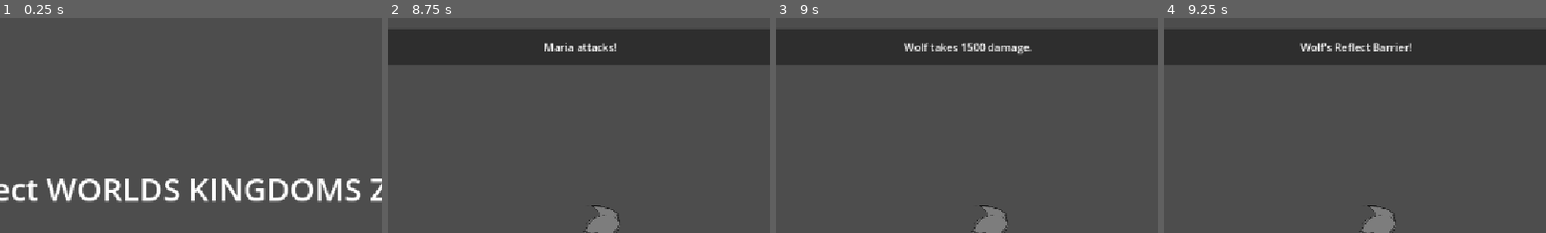
Above: before the commit, frames 1-4 (left to right).
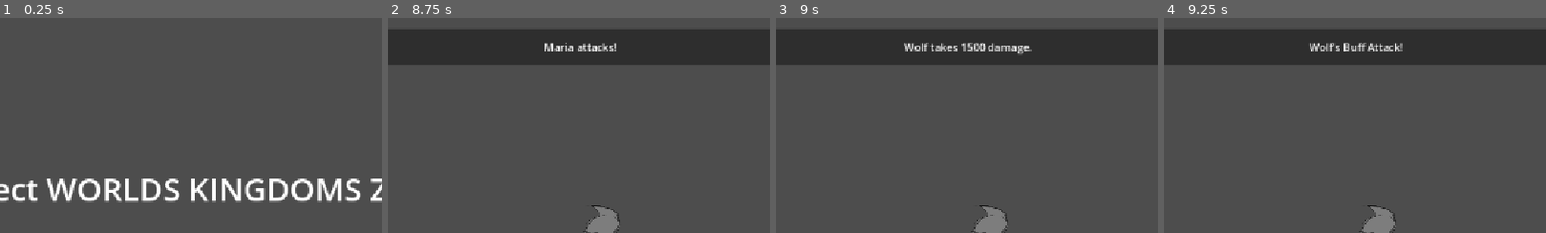
Above: after the commit, the same moments.

Repository: Adnyropast/pwkz-godot-4.7
Game: Godot game, scene res://scenes/title_screen.tscn
Same seed, same stepped clock (60 frames per second), same inputs: the game is played once before the commit and once after it. The engine's default icon, where the game draws it, is replaced by a stand-in: a white triangle on a blue panel in a dark square.
Inputs:
- Up to frame 1 (0.25 s): no input
- Up to frame 2 (8.75 s): click "Start" at 0.5 s; tap Enter (ui_accept) at 1.25, 1.52, 2.75, 3.02, 4.25, 5.75, 6.02, 7.25, 7.52 s; click "(Next Phase)" at 2 s; click "(Next Phase)" at 3.5 s; click "(Next Stage)" at 5 s; click "(Next Stage)" at 6.5 s; click "Attack" at 8 s
- Up to frame 3 (9 s): tap Enter (ui_accept) at 8.75 s
- Up to frame 4 (9.25 s): tap Enter (ui_accept) at 9.02 s
The pictures show only the part of the screen within x 25-75%, y 0-50%; the shares and areas given below are measured in that part.

Frames 1-3 are identical in both runs. In frame 4, 0.8% of the frame differs, in the area x 35-65%, y 11-16%.

Commit message:
feat: add enemy action buff attack

Diff:
--- /dev/null
+++ b/actions/enemy_actions/EnemyBuffAttack.gd
@@ -0,0 +1,15 @@
+extends BaseAction
+
+class_name EnemyBuffAttack
+
+func perform(sender: Sender) -> void:
+	step_buff(sender)
+
+func step_buff(sender: Sender) -> void:
+	Enemy.make_buff_attack()
+	var enemy_name = Enemy.get_enemy_name()
+	sender.send_timed(
+		enemy_name + "'s Buff Attack!",
+		step_end,
+		2.0
+	)
--- a/globals/Enemy.gd
+++ b/globals/Enemy.gd
@@ -1,10 +1,15 @@
 extends Node
+
+const MAX_BUFF_TURNS: int = 9
+const MAX_BUFF_VALUE: float = 1
 
 signal enemy_defeated
 var hp: int
 var is_defending: bool
 var has_absorb_barrier: bool
 var has_reflect_barrier: bool
+var attack_buff_turns: int
+var attack_buff_value: float
 
 func get_max_hp() -> int:
 	return 3000
@@ -49,18 +54,32 @@
 	is_defending = false
 	has_absorb_barrier = false
 	has_reflect_barrier = false
+	if attack_buff_turns > 0:
+		attack_buff_turns -= 1
+	if attack_buff_turns <= 0:
+		attack_buff_value = 0
 
 func reset_enemy() -> void:
 	set_hp(get_max_hp())
 	is_defending = false
 	has_absorb_barrier = false
 	has_reflect_barrier = false
+	attack_buff_turns = 0
+	attack_buff_value = 0
 
 func get_stat_attack() -> int:
-	return 2000
+	return floori(2000 * (1 + attack_buff_value))
 
 func make_absorb_barrier() -> void:
 	has_absorb_barrier = true
 
 func make_reflect_barrier() -> void:
 	has_reflect_barrier = true
+
+func make_buff_attack() -> void:
+	attack_buff_turns += 2
+	if attack_buff_turns > MAX_BUFF_TURNS:
+		attack_buff_turns = MAX_BUFF_TURNS
+	attack_buff_value += 0.2
+	if attack_buff_value > MAX_BUFF_VALUE:
+		attack_buff_value = MAX_BUFF_VALUE
--- a/scenes/battle_info_screen.gd
+++ b/scenes/battle_info_screen.gd
@@ -36,3 +36,9 @@
 		statuses_container.add_child(item)
 		item.set_status_name("Reflect Barrier")
 		item.set_texture(preload("res://images/statuses/ef3.png"))
+
+	if Enemy.attack_buff_turns > 0:
+		var item = preload("res://scenes/battle_info_status_item.tscn").instantiate()
+		statuses_container.add_child(item)
+		item.set_status_name("Attack +" + str(floori(Enemy.attack_buff_value * 100)) + "% " + str(Enemy.attack_buff_turns) + " turns")
+		item.set_texture(preload("res://images/statuses/ef5.png"))
--- a/system/EnemyActionPicker.gd
+++ b/system/EnemyActionPicker.gd
@@ -8,7 +8,7 @@
 	action.perform(sender)
 
 static func get_random_action() -> BaseAction:
-	var options: Array = [EnemyIdle, EnemyAttack, EnemyHeal, EnemyDefend, EnemyEdgeOfDeath, EnemyAbsorbBarrier, EnemyReflectBarrier, EnemyStrongStrike]
+	var options: Array = [EnemyIdle, EnemyAttack, EnemyHeal, EnemyDefend, EnemyEdgeOfDeath, EnemyAbsorbBarrier, EnemyReflectBarrier, EnemyStrongStrike, EnemyBuffAttack]
 	var index: int = randi_range(0, options.size() - 1)
 	var action: BaseAction = options[index].new()
 	return action
Not shown, added: actions/enemy_actions/EnemyBuffAttack.gd.uid
